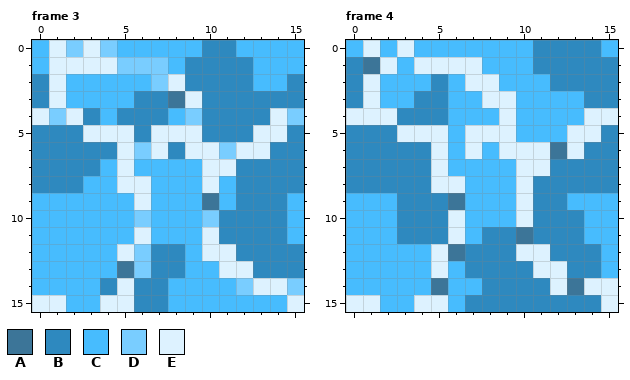
A pixel-art file gets an edit: Assets/Arts/Construction/WaterAndLand/Ocean/WaterTile1.aseprite. That is the earlier state.
16x16 pixels, 4 frames. Colours within 5 levels of each other are drawn and written as one. Shown: frame 3, frame 4. The commit also changed other frames, which this record leaves out.
Visible layers, top first: "water line", "water part", "Deep shadow", "Water color".
Palette (. is transparent): A #3c7598  B #2e89bf  C #47bcfe  D #79cdff  E #ddf2ff
Pixels before, frame 3, first column x 0:
 0 CEDEDCCCCCBBCCCC
 1 CEEEEDDDCBBBBCCC
 2 BECCCCCDEBBBBCCB
 3 BECCCCBBAEBBBBBB
 4 EDEBCBBBCDBBBBED
 5 BBBEEEBEEEBBBEEB
 6 BBBBBEDEBEEDEEBB
 7 BBBBCECCCCEEBBBB
 8 BBBCCEECCCECBBBB
 9 CCCCCCECCCACBBBC
10 CCCCCCDCCCDBBBBC
11 CCCCCCECCCEBBBBC
12 CCCCCEDBBCEEBBBB
13 CCCCCADBBCCEEBBB
14 CCCCBEBBCCCCDEED
15 EECCEEBBCCCCCCCE
Pixels before, frame 4, first column x 0:
 0 CECECCCCCCCBBBBC
 1 BAECEEEECCCBBBBB
 2 BECCCBCEECCCBBBB
 3 BECCBBCCEECCCCBB
 4 EEEBBBCCCECCCCEE
 5 BBBEEECEEECCCEEB
 6 BBBBBECECEEEAEBB
 7 BBBBBECCCCEEBBBB
 8 BBBBBEECCCEBBBBB
 9 CCCBBBACCCEBBCCC
10 CCCBBBECCCEBBBCC
11 CCCBBBECBBABBBCC
12 CCCCCEABBBEEBBBC
13 CCCCCECBBBBEEBBC
14 CCCCCACCBBBBEAEE
15 EECCEECBBBBBBBBE
Now the later version:
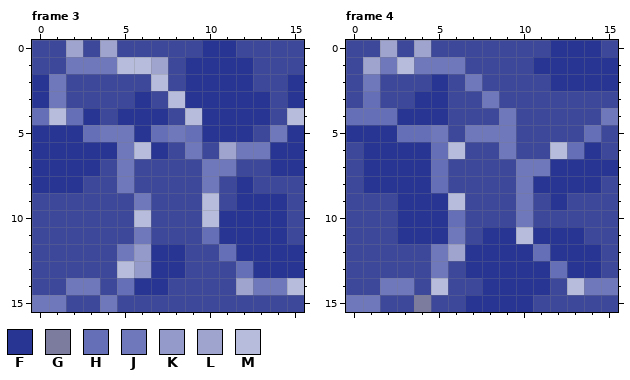
Colours new in this view: F #283593  G #7c7d9e  H #646fb7  J #6e78bb  K #949ac9  L #9ea4cd  M #b7bcdd
Diff:
layer "Layer 1" added
layer "Water color" opacity 100% -> 50%
layer "water part" opacity 100% -> 50%
layer "water line" opacity 100% -> 50%
colour C: #47bcfe -> #3d489b
Changed rows in their new state; - is a pixel that keeps its letter.
Frame 3, layers "water line", "water part", "Deep shadow":
first column x 0:
 0 -CLCL-----FF----
 1 -CJJJMML-FFFF---
 2 FJ-----MCFFFF--F
 3 FJ----FCMFFFFFCF
 4 HMHF-FFF-MFFFFCM
 5 FFFHJJFHJHFFFCJF
 6 FFFFFJMFCJCLJJFF
 7 FFFF-J----JJCCFF
 8 FFF--JC---J-FCCC
 9 ------J---M-FFF-
10 ------M---MFFFF-
11 ------J---HFFFF-
12 -----JKFF-CHFFFF
13 -----MKFF--CHFFF
14 --JJCHFF----LJJM
15 JJ--JCCC-------C
Frame 4, layers "water line", "water part", "Deep shadow":
first column x 0:
 0 -CLCL------CFFF-
 1 CLJMJJJC---FFFFF
 2 CJ---F-JC---FFFF
 3 CH--FF--JC----CC
 4 HHHFFF---J----CJ
 5 FFFHHJ-JJJ---CHC
 6 CFFFFHMC-JCCMHFC
 7 CFFFFH----JJFFFF
 8 CFFFFHC---JFFFFC
 9 ---FFFM---JCF---
10 ---FFFH---JCCC--
11 ---FFFJ-FFMFFF--
12 -----JLFFFFHFFF-
13 -----J-FFFFFHFF-
14 --JJ-M--FFFFCMJJ
15 JJ--GC-FFFFCCCCC
Boxes around the changes in both pictures, in picture pixels (x1, y1, x2, y2):
changed: (32, 40, 304, 312)
changed: (346, 40, 618, 312)
